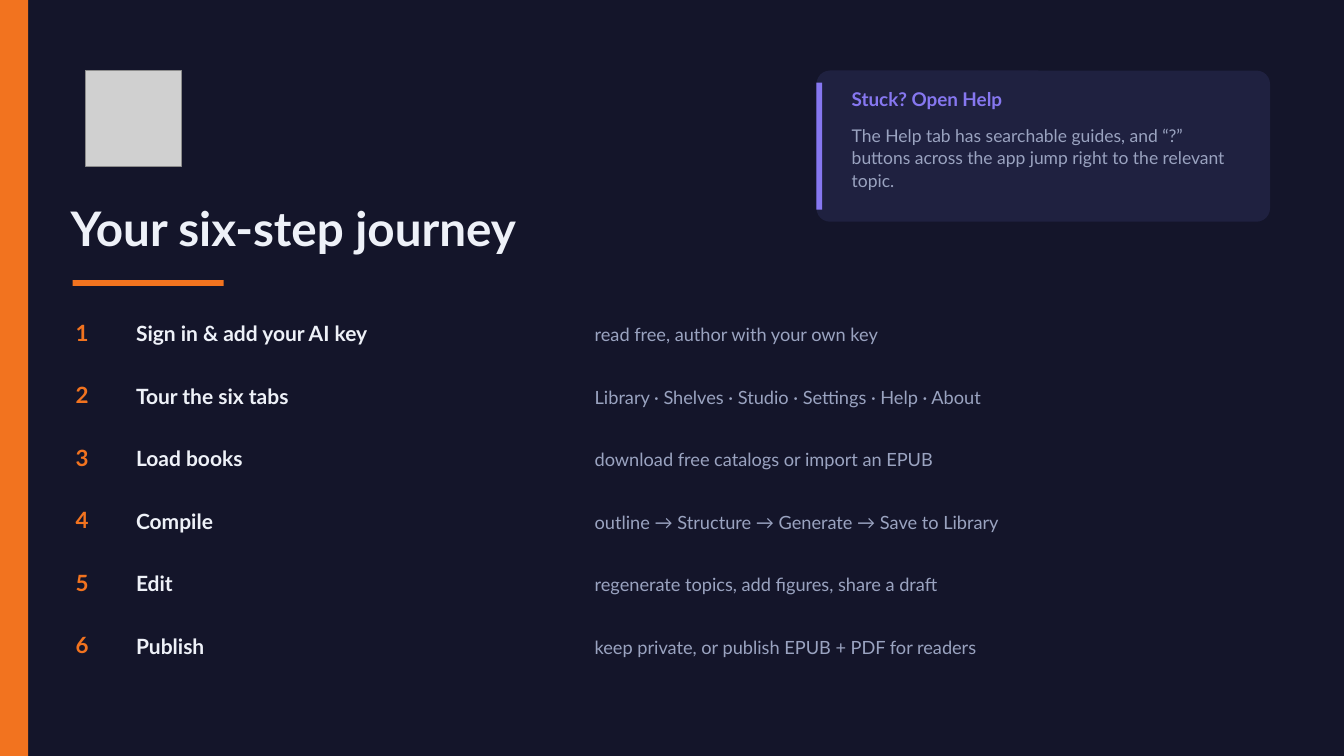
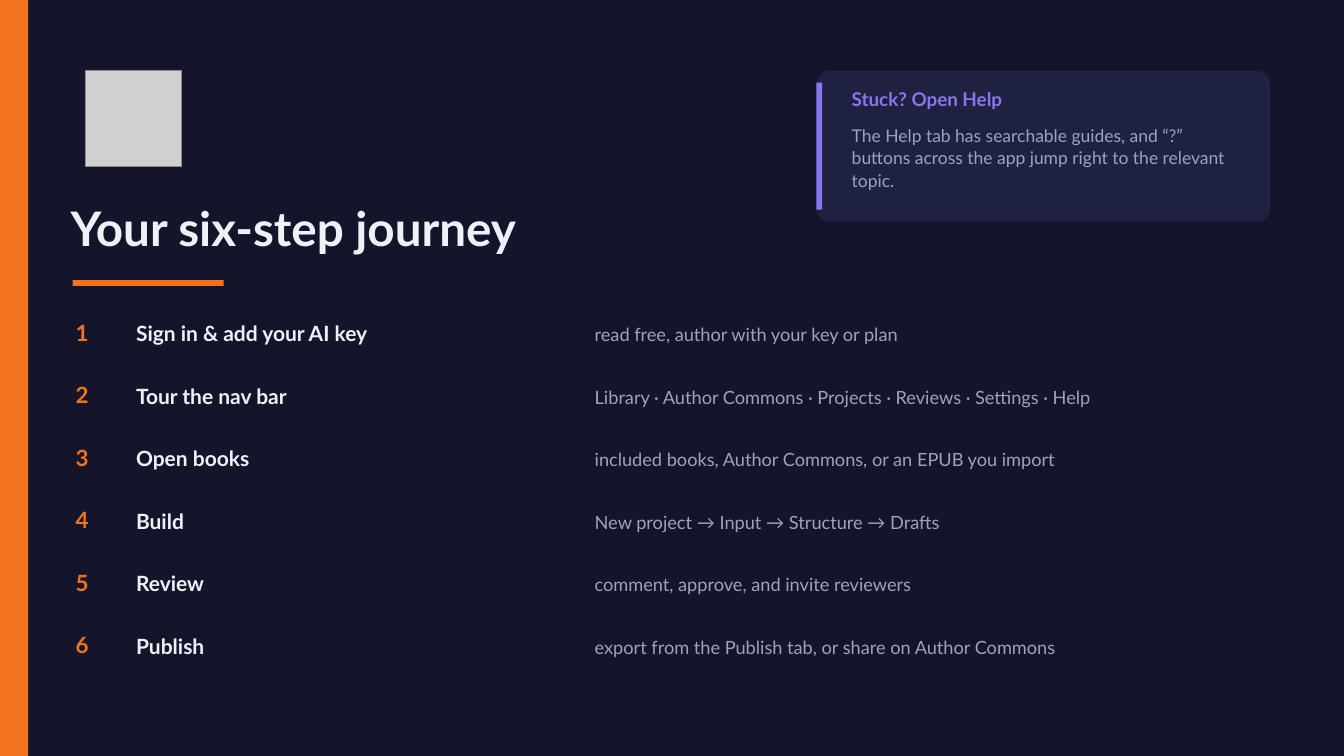
Before and after one commit to wegofwd2020-hub/Mentible, a slide deck: slide 21 of Mentible-New-User-Guide.pptx. Drawn at 1344x756 pixels with LibreOffice and Linux fonts; fonts in the diff are those of the drawing; grey boxes stand for pictures. Boxes give left, top, right and bottom in pixels: in the first picture for what was removed or moved away, otherwise in the second. Text is boxed around its words. In the diff, an @@ line names an element or a change of style, - is before the commit and + after.

```diff
--- a/Mentible-New-User-Guide.pptx
+++ b/Mentible-New-User-Guide.pptx
@@ text at (x1=595, y1=327, x2=898, y2=344): text changed @@
-read free, author with your own key
+read free, author with your key or plan
@@ text at (x1=136, y1=388, x2=286, y2=404): text changed @@
-Tour the six tabs
+Tour the nav bar
@@ text at (x1=595, y1=390, x2=1091, y2=408): text changed @@
-Library · Shelves · Studio · Settings · Help · About
+Library · Author Commons · Projects · Reviews · Settings · Help
@@ text at (x1=136, y1=450, x2=249, y2=470): text changed @@
-Load books
+Open books
@@ text at (x1=595, y1=452, x2=1055, y2=469): text changed @@
-download free catalogs or import an EPUB
+included books, Author Commons, or an EPUB you import
@@ text at (x1=136, y1=513, x2=184, y2=529): text changed @@
-Compile
+Build
@@ text at (x1=595, y1=516, x2=939, y2=533): text changed @@
-outline → Structure → Generate → Save to Library
+New project → Input → Structure → Drafts
@@ text at (x1=136, y1=575, x2=204, y2=591): text changed @@
-Edit
+Review
@@ text at (x1=595, y1=577, x2=911, y2=594): text changed @@
-regenerate topics, add figures, share a draft
+comment, approve, and invite reviewers
@@ text at (x1=595, y1=640, x2=1055, y2=657): text changed @@
-keep private, or publish EPUB + PDF for readers
+export from the Publish tab, or share on Author Commons
```
Also in this commit, not shown: 18 other slides changed, 1 other file.
